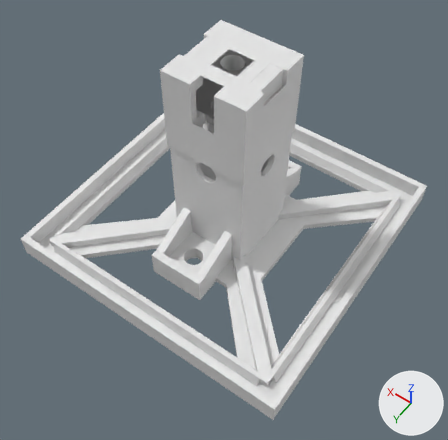
The Blender file blender/rgb_led_cube_v6.blend, before and after one commit.
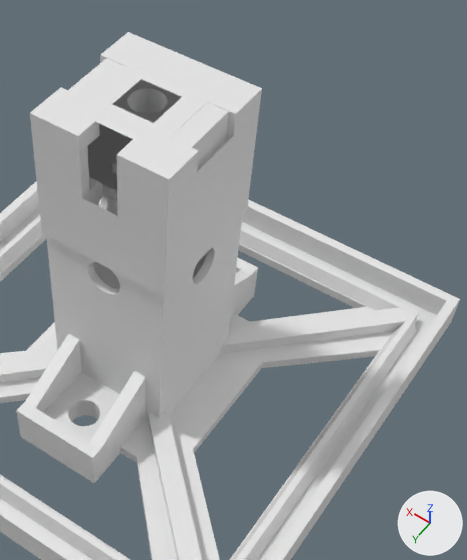
There are two pictures of each version: one whole from a 50 mm camera at (-55.6, 80.7, 86.8) aimed at (-5.3, 10.3, -23.9), one close up on the part from 32% to 96% of the width and 0% to 79% of the height. Arrows for +X, +Y and +Z are at lower right; the lights stay in place.

Names of what the first close-up shows: 'inner_pilon_prim', 'screw_nut_mount_applied_without_align'.
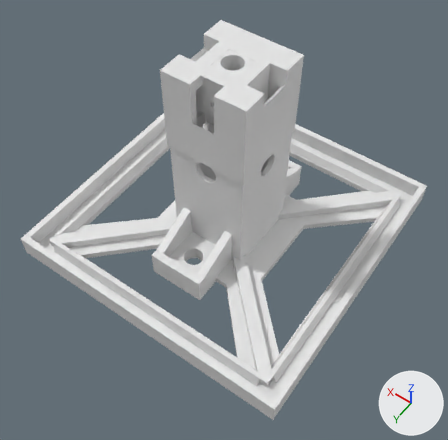
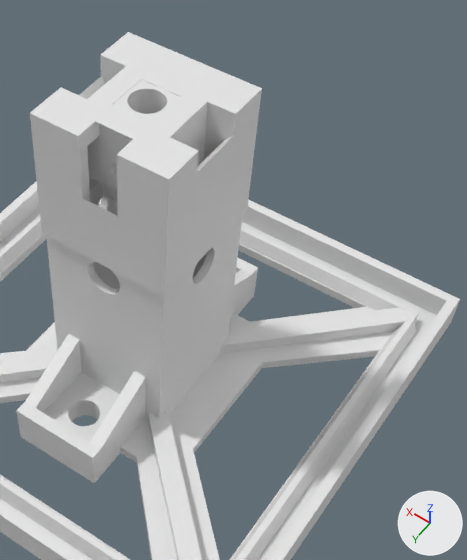
Patch to the scene script:
```diff
--- a/blender/rgb_led_cube_v6.blend.py
+++ b/blender/rgb_led_cube_v6.blend.py
@@ ob_inner_pilon_top_stabilizer1 @@
 _m = ob_inner_pilon_top_stabilizer1.modifiers.new('Mirror', 'MIRROR')
-ob_inner_pilon_top_stabilizer1.hide_set(True)
@@ ob_screw_nut_mount_applied_without_align @@
 ob_screw_nut_mount_applied_without_align.location = (0.0, 0.0, 0.0)
+ob_screw_nut_mount_applied_without_align.hide_set(True)
```

Where the change shows, as pixel boxes (x1, y1, x2, y2) in the close-ups (467 x 560 px):
'screw_nut_mount_applied_without_align', hidden: before (68, 58, 229, 191)
'inner_pilon_top_stabilizer1', shown: after (89, 177, 104, 206)
